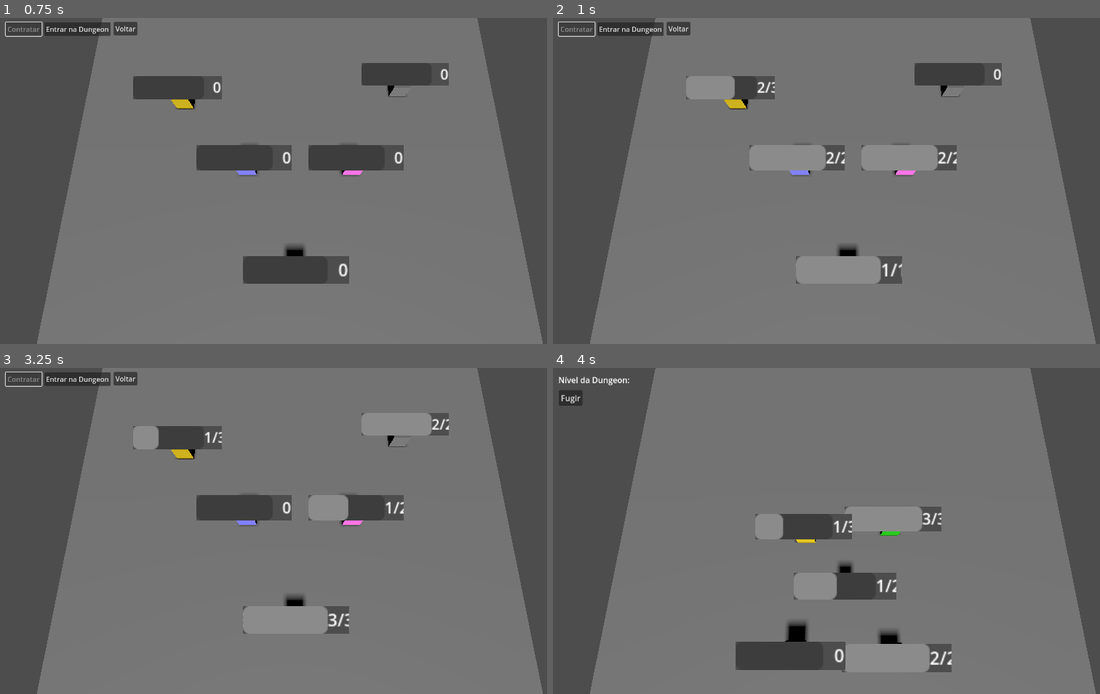
Above: before the commit, frames 1-4 (two rows, left to right).
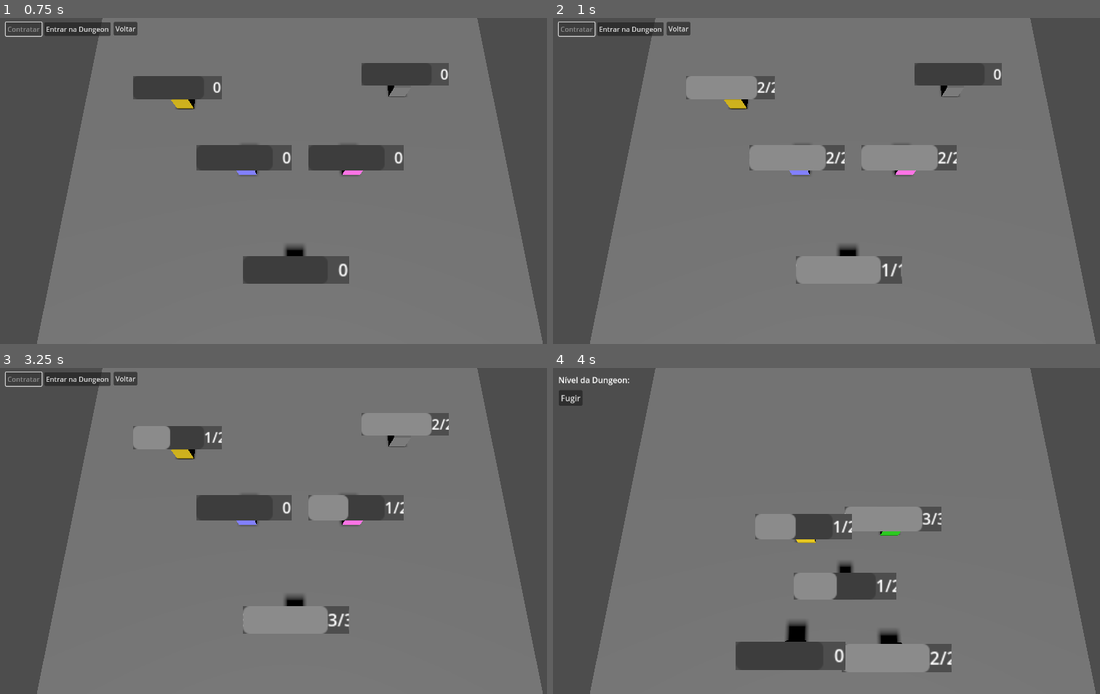
Above: after the commit, the same moments.

Repository: lazaromenezes/dungeon-explorer-godot
Game: Godot game, scene res://scenes/tavern/tavern.tscn
The game is run twice, just before and just after one commit, with the same random seed, the same clock (stepped at 60 frames per second) and the same inputs.
Inputs:
- Up to frame 1 (0.75 s): click "Contratar" at 0.5 s
- Up to frame 2 (1 s): no input
- Up to frame 3 (3.25 s): click "Voltar" at 1.25 s; click "Novo Jogo" at 2 s; click "Contratar" at 2.75 s
- Up to frame 4 (4 s): click "Entrar na Dungeon" at 3.5 s

Frame 1 is identical in both runs. In frame 2, 0.3% of the frame differs, in the area x 32-41%, y 17-25%; in frame 3, 0.2%; in frame 4, 0.2%.

Commit message:
Fix wrong persisted values for champion health

Diff:
--- a/scenes/characters/hirelings/champion/champion.tres
+++ b/scenes/characters/hirelings/champion/champion.tres
@@ -4,5 +4,5 @@
 
 [resource]
 script = ExtResource("1_vkwq7")
-current_health = 2
-max_health = 3
+current_health = 0
+max_health = 0
